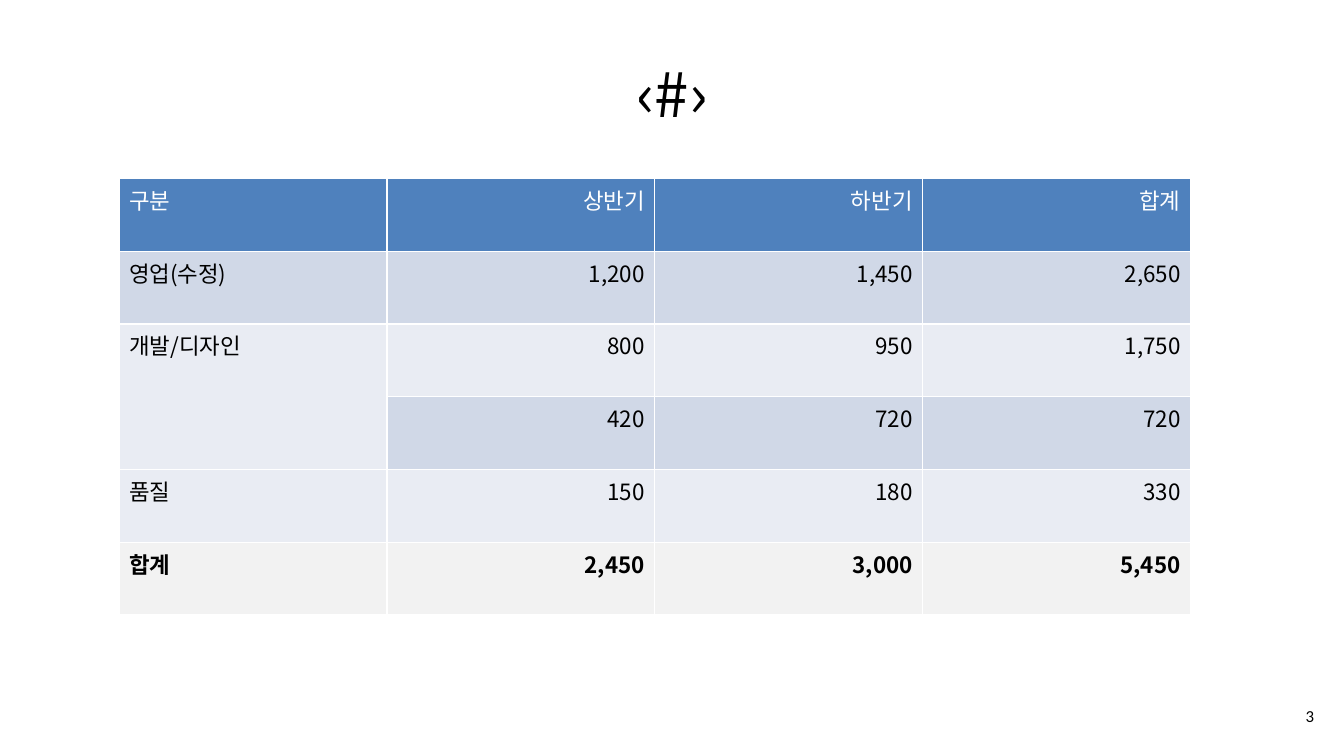
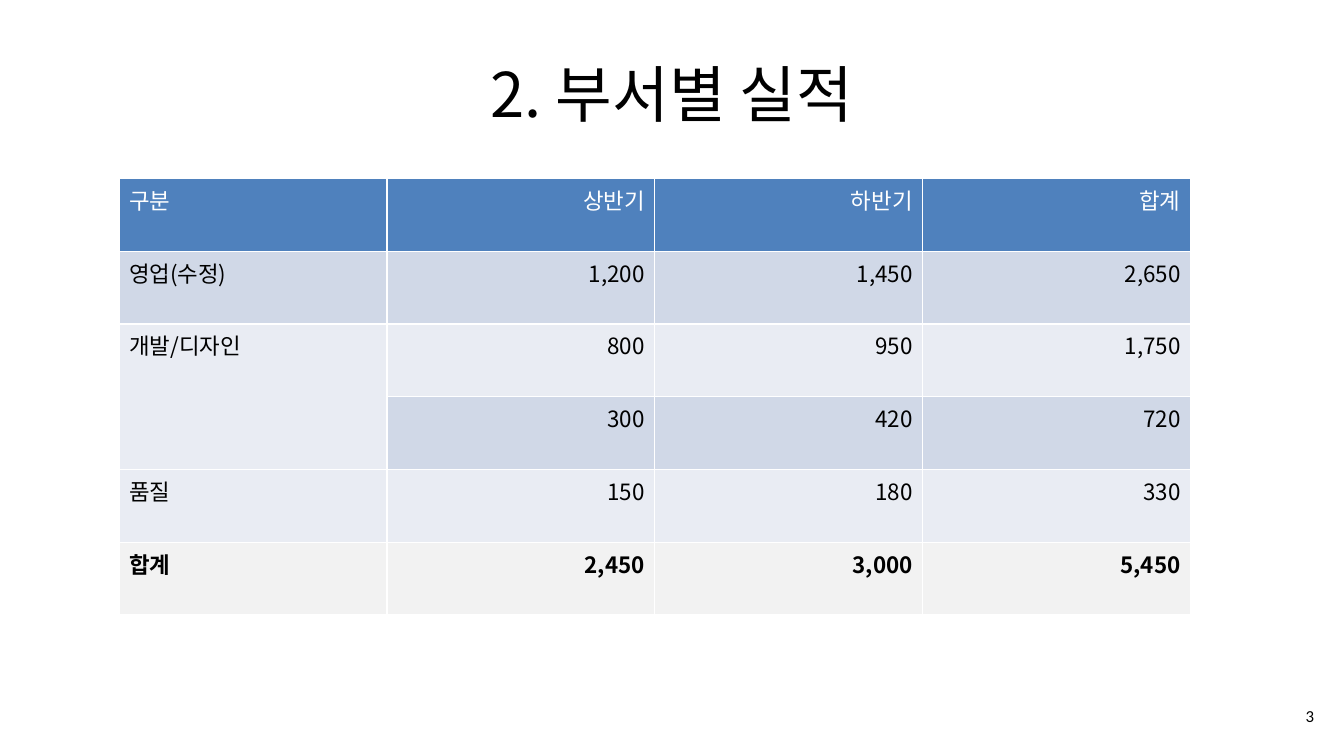
Before and after one commit to unrimit7/MyMemo-App, a slide deck: slide 3 of docs/office-upgrade/out/PPT_A_사업보고_한쇼_수정저장결과.pptx. Drawn at 1344x756 pixels with LibreOffice and Linux fonts; fonts in the diff are those of the drawing. Boxes give left, top, right and bottom in pixels: in the first picture for what was removed or moved away, otherwise in the second. Text is boxed around its words. In the diff, an @@ line names an element or a change of style, - is before the commit and + after.

```diff
--- a/docs/office-upgrade/out/PPT_A_사업보고_한쇼_수정저장결과.pptx
+++ b/docs/office-upgrade/out/PPT_A_사업보고_한쇼_수정저장결과.pptx
@@ title at box(491, 66, 853, 122): text changed @@
-‹#›
+2. 부서별 실적
@@ table at box(119, 178, 1192, 615) @@
-row 4, column 2: 420
+row 4, column 2: 300
-row 4, column 3: 720
+row 4, column 3: 420
```
Also in this commit, not shown: 7 other slides changed, 55 other files.
